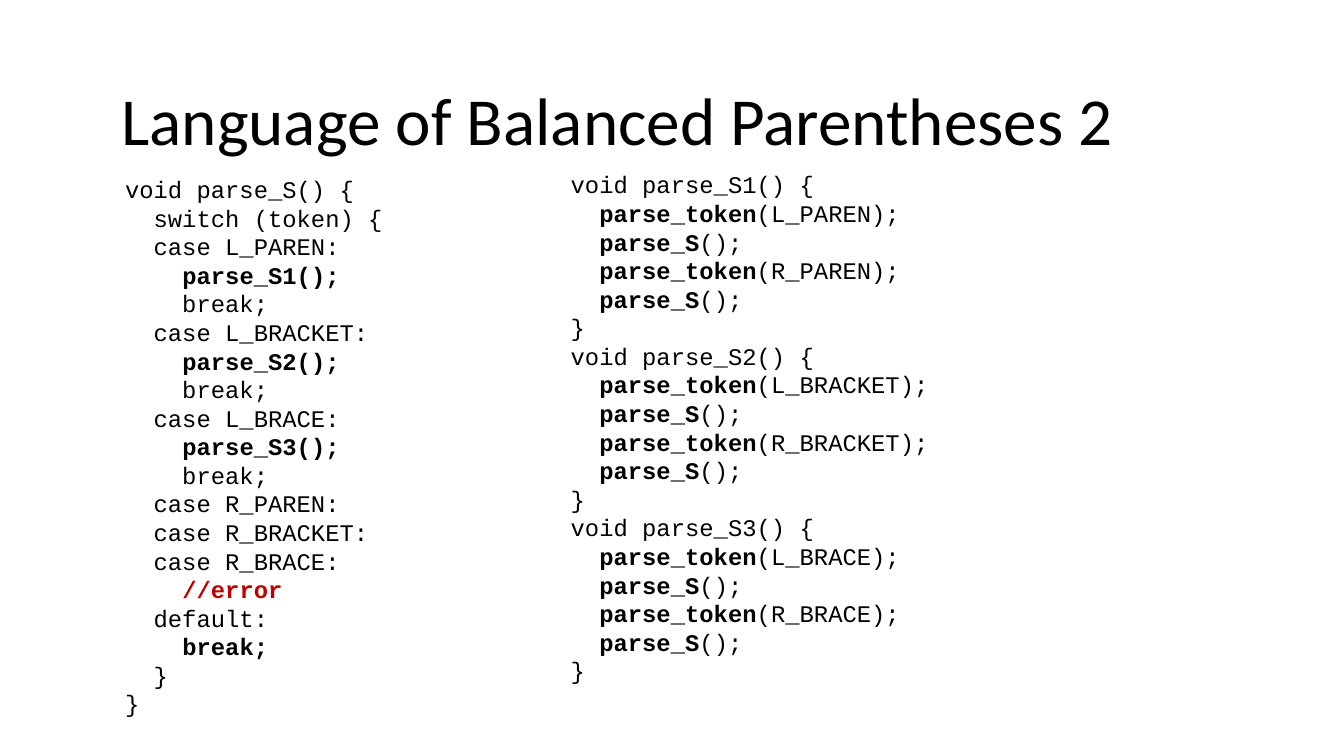
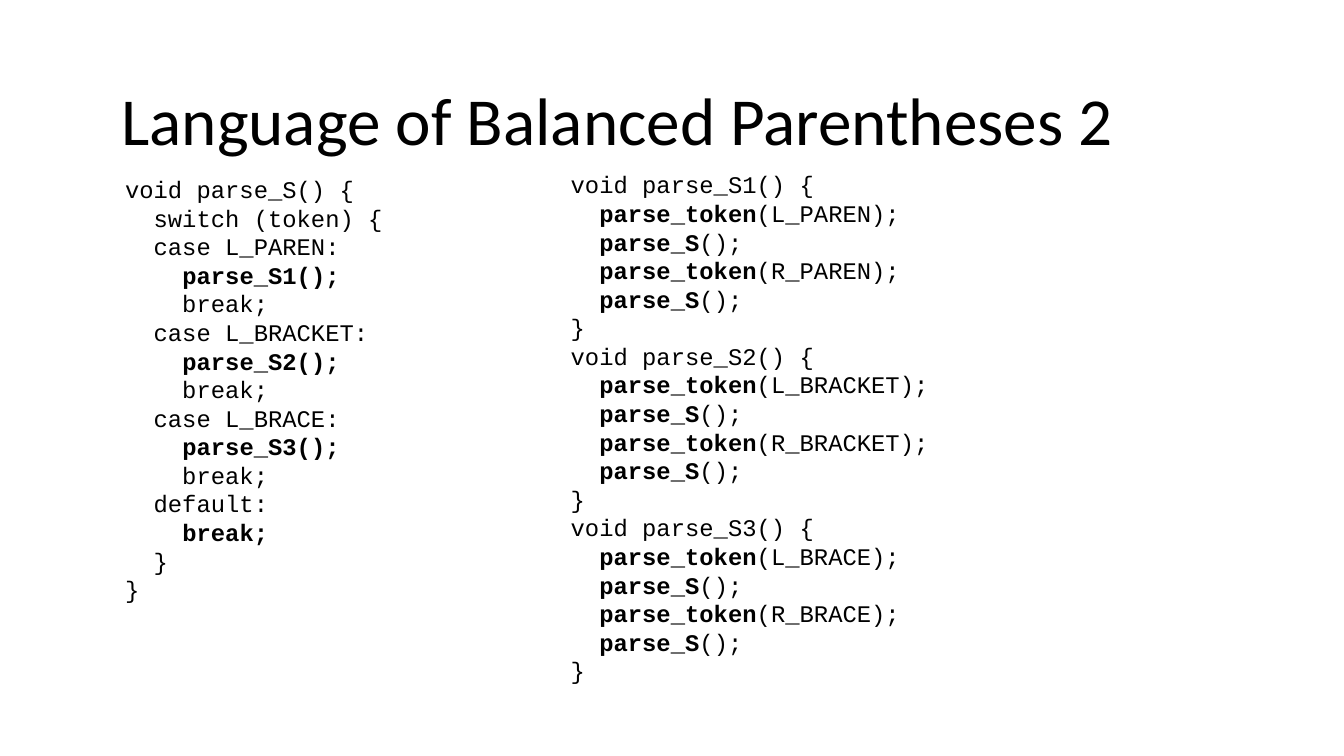
Before and after one commit to nivshani/compilation, a slide deck: slide 37 of slides/top_down_parsing.pptx. Drawn at 1344x756 pixels with LibreOffice and Linux fonts; fonts in the diff are those of the drawing. Boxes give left, top, right and bottom in pixels: in the first picture for what was removed or moved away, otherwise in the second. Text is boxed around its words. In the diff, an @@ line names an element or a change of style, - is before the commit and + after.

```diff
--- a/slides/top_down_parsing.pptx
+++ b/slides/top_down_parsing.pptx
@@ text at [154,496,368,599]: paragraphs removed @@
-case R_PAREN:
-case R_BRACKET:
-case R_BRACE:
-//error
```
Also in this commit, not shown: 1 other file.
